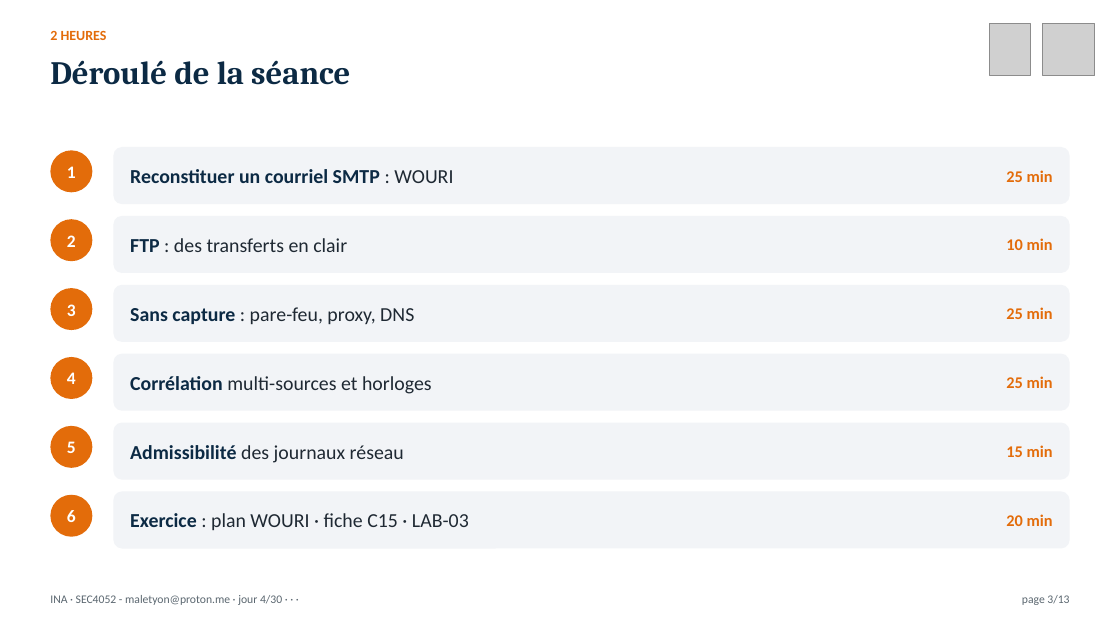
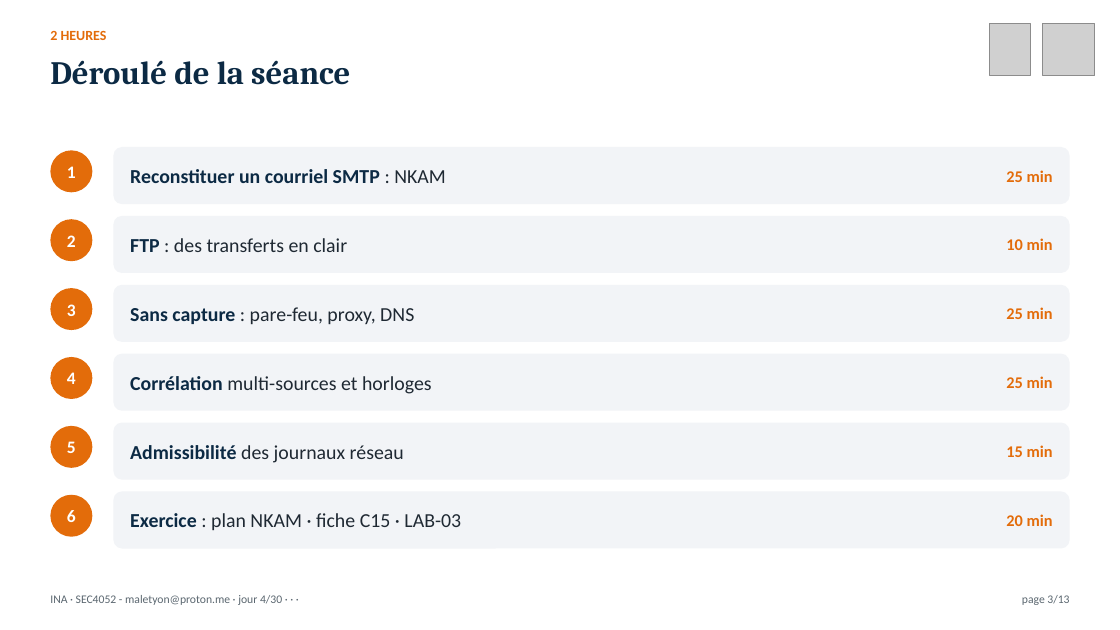
Before and after one commit to MaletYon/cours-ina, a slide deck: slide 3 of Présentation/INA_J04.pptx. Drawn at 1120x630 pixels with LibreOffice and Linux fonts; fonts in the diff are those of the drawing; grey boxes stand for pictures. Boxes give left, top, right and bottom in pixels: in the first picture for what was removed or moved away, otherwise in the second. Text is boxed around its words. In the diff, an @@ line names an element or a change of style, - is before the commit and + after.

Commit message:
Cohérence des cas pratiques : noms et opérations sans homonyme d'un cours à l'autre (livre, fiches, présentations, NDAP SUKULU)

```diff
--- a/Présentation/INA_J04.pptx
+++ b/Présentation/INA_J04.pptx
@@ text at [130, 169, 446, 183]: text changed @@
-Reconstituer un courriel SMTP : WOURI
+Reconstituer un courriel SMTP : NKAM
@@ text at [130, 513, 461, 530]: text changed @@
-Exercice : plan WOURI · fiche C15 · LAB-03
+Exercice : plan NKAM · fiche C15 · LAB-03
```
Also in this commit, not shown: 2 other slides changed, 35 other files.
